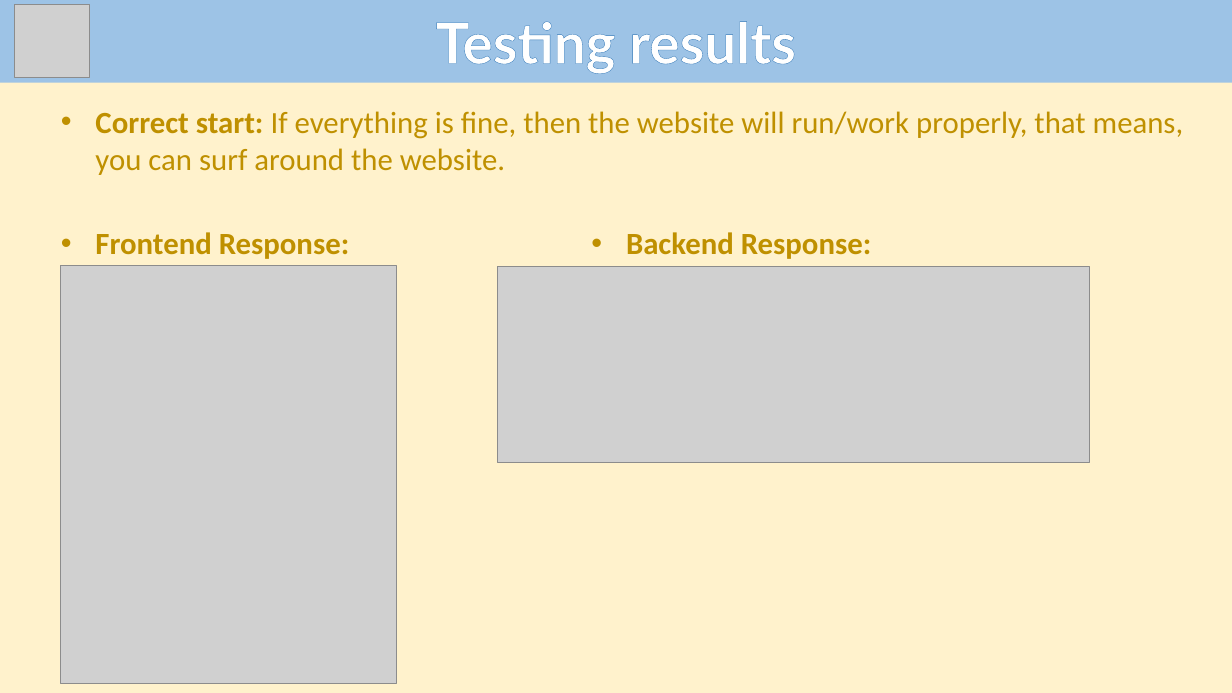
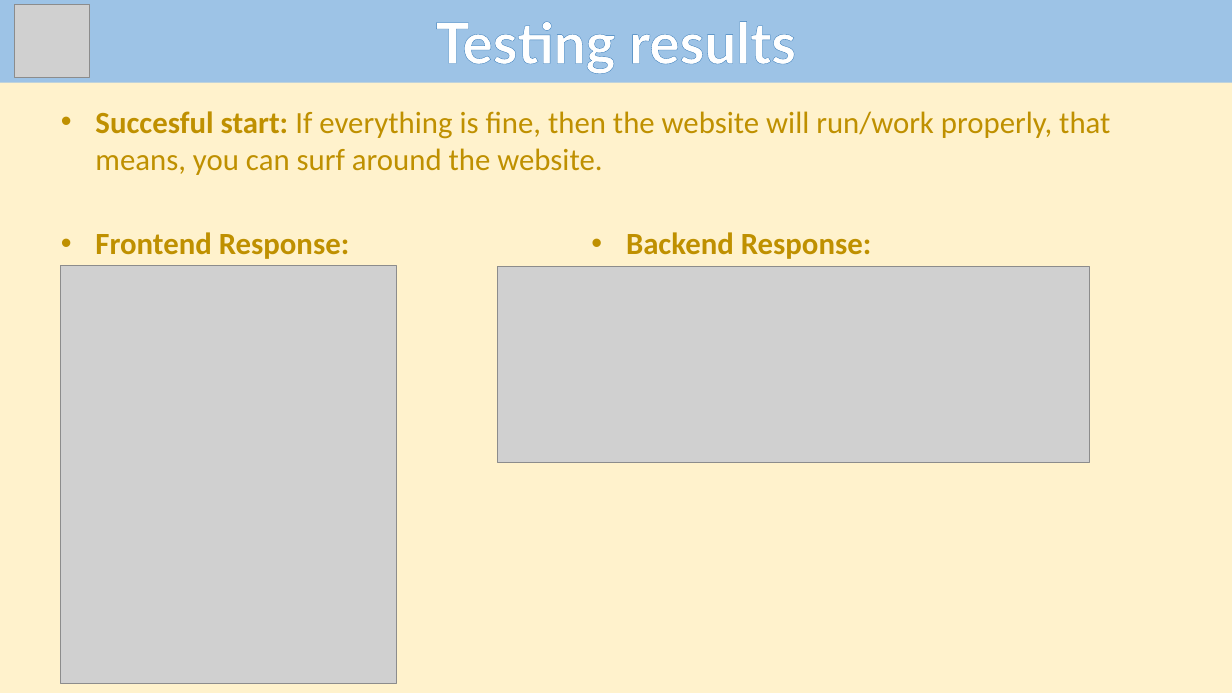
Before and after one commit to Andras-12c/Dozsa-Csarda, a slide deck: slide 11 of VizsgaremekEnglishPP.pptx. Drawn at 1232x693 pixels with LibreOffice and Linux fonts; fonts in the diff are those of the drawing; grey boxes stand for pictures. Boxes give left, top, right and bottom in pixels: in the first picture for what was removed or moved away, otherwise in the second. Text is boxed around its words. In the diff, an @@ line names an element or a change of style, - is before the commit and + after.

```diff
--- a/VizsgaremekEnglishPP.pptx
+++ b/VizsgaremekEnglishPP.pptx
@@ text at bbox=[95, 111, 1110, 175]: text changed @@
-• Correct start: If everything is fine, then the website will run/work properly, that means, you can surf around the website.
+• Succesful start: If everything is fine, then the website will run/work properly, that means, you can surf around the website.
```
Also in this commit, not shown: 2 other slides changed.
